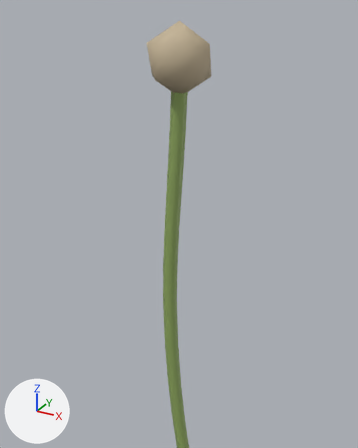
The glTF model public/models/puffballSimple.glb: old version first, new version second.
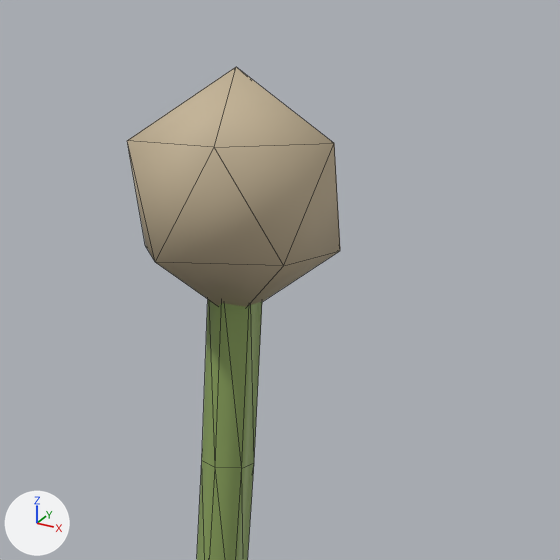
Each version is shown whole from a 50 mm camera at (1.027, -1.874, 2.203) aimed at (0.135, -0.25, 1.391), then close up on the part from 30% to 78% of the width and 0% to 38% of the height. Arrows for +X, +Y and +Z are at lower left; the lights stay in place. The first two pictures are the older version. The close-ups show mesh edges as thin lines. Vertices at exactly the same position are counted once.

Script lines for the objects in view, before the commit:
```python
me_receptacle = bpy.data.meshes.new('Receptacle')
me_receptacle.from_pydata(...)  # an icosphere of 20 faces spanning x -0.134..0.134, y -0.128..0.128, z -0.15..0.15
me_receptacle.materials.append(mat_receptacle)  # beige #c4b395
me_stem = bpy.data.meshes.new('Stem')
me_stem.from_pydata(...)  # 78 vertices, 144 faces; spans x -0.09..0.18, y -0.04..0.04, z -1.0..1.9
me_stem.materials.append(mat_stem_green)  # green #90aa61
ob_puffball = bpy.data.objects.new('Puffball', me_receptacle)
ob_puffball.location = (0.0, 0.0, 2.0)
ob_stem = bpy.data.objects.new('Stem', me_stem)
ob_stem.location = (0.0, 0.0, 0.0)
```
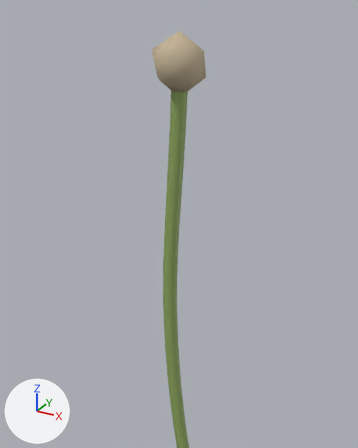
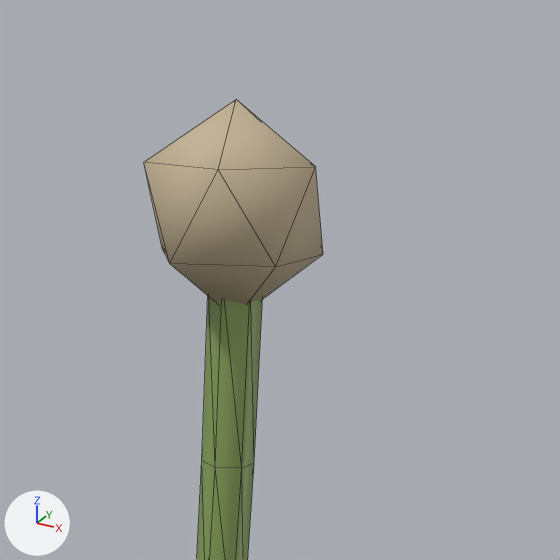
The newer file adds a shape key; the second version is drawn at full value of the shape key 'Kaal' of 'Puffball', and the change is written as the vertex moves it makes.

Where the change shows, as pixel boxes [x1, y1, x2, y2] in the close-ups (560 x 560 px):
'Puffball', reshaped (16% narrower, 15% shorter): before [127, 67, 340, 307]; after [144, 100, 323, 305]

Edits to the bpy script that builds the scene:
```text
Change me_receptacle:
    used by ob_puffball; location = (0.0, 0.0, 2.0)
    remove me_receptacle.from_pydata(...)  # 12 vertices, 20 faces; spans x -0.134..0.134, y -0.128..0.128, z -0.15..0.15
    add me_receptacle.from_pydata(...)  # 12 vertices, 20 faces; spans x -0.109..0.11, y -0.106..0.107, z -0.15..0.113
    me_receptacle part 1
    me_receptacle.vertices[1].co: (0.109, -0.079, -0.067) -> (0.091, -0.066, -0.071)  # pixel (283, 265) -> pixel (275, 266)
    me_receptacle.vertices[2].co: (-0.041, -0.128, -0.067) -> (-0.034, -0.106, -0.071)  # pixel (155, 262) -> pixel (169, 263)
    me_receptacle.vertices[3].co: (-0.134, 0.0, -0.067) -> (-0.109, 0.0, -0.069)  # pixel (145, 245) -> pixel (162, 248)
    me_receptacle.vertices[4].co: (-0.041, 0.128, -0.067) -> (-0.035, 0.107, -0.071)
    me_receptacle.vertices[5].co: (0.109, 0.079, -0.067) -> (0.09, 0.066, -0.071)  # pixel (340, 250) -> pixel (323, 254)
    me_receptacle.vertices[6].co: (0.041, -0.128, 0.067) -> (0.034, -0.106, 0.041)  # pixel (214, 147) -> pixel (218, 169)
    me_receptacle.vertices[7].co: (-0.109, -0.079, 0.067) -> (-0.092, -0.067, 0.042)  # pixel (127, 140) -> pixel (143, 162)
    me_receptacle.vertices[8].co: (-0.109, 0.079, 0.067) -> (-0.09, 0.066, 0.041)
    me_receptacle.vertices[9].co: (0.041, 0.128, 0.067) -> (0.034, 0.105, 0.04)
    me_receptacle.vertices[10].co: (0.134, 0.0, 0.067) -> (0.11, 0.0, 0.04)  # pixel (334, 143) -> pixel (315, 166)
    me_receptacle.vertices[11].co: (0.0, 0.0, 0.15) -> (0.0, 0.0, 0.113)  # pixel (236, 66) -> pixel (236, 99)
```
